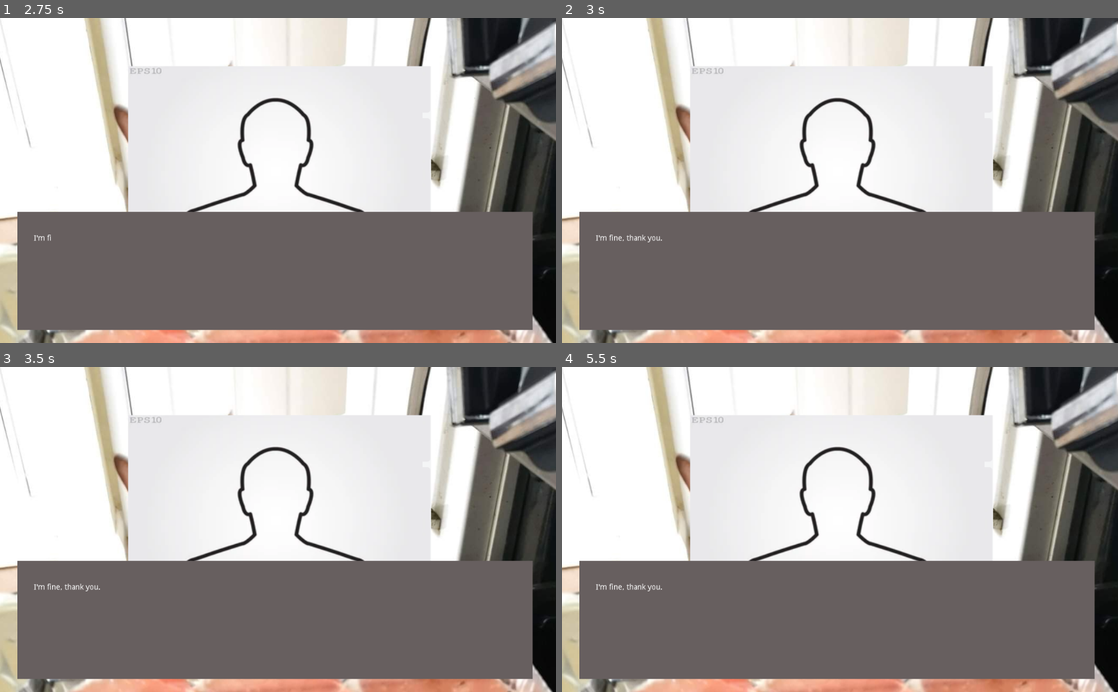
Above: before the commit, frames 1-4 (two rows, left to right).
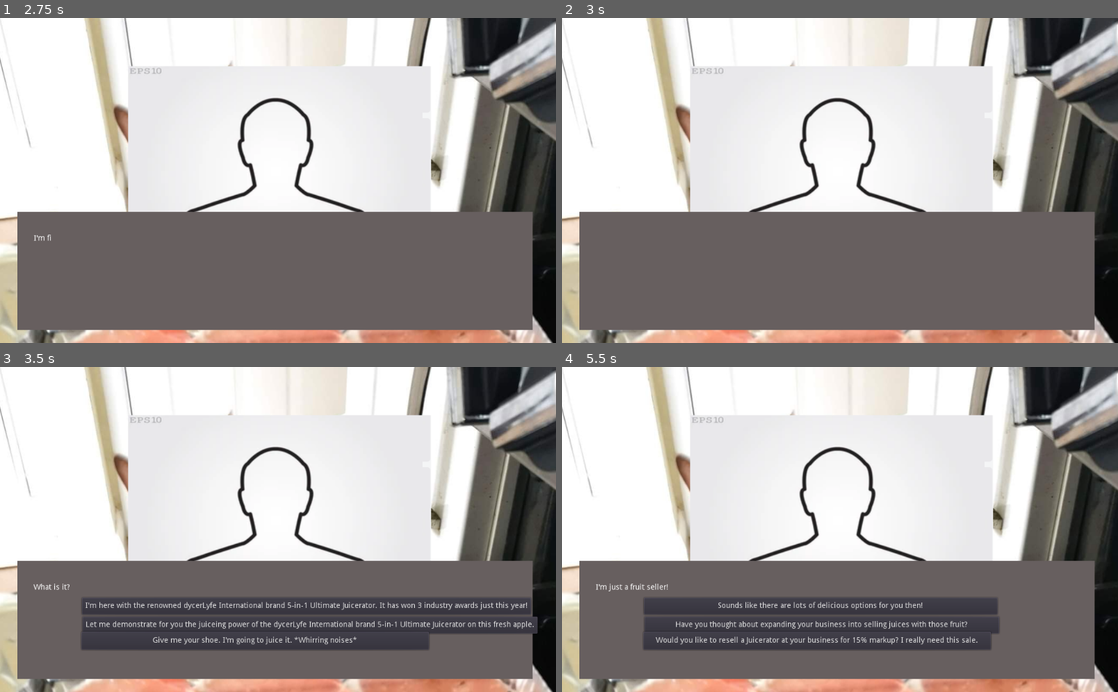
Above: after the commit, the same moments.

Repository: Feketelo/DycerLyfe-International-RenPy-
Game: Godot game, scene res://DycerLyfe.tscn
The game is run twice, just before and just after one commit, with the same random seed, the same clock (stepped at 60 frames per second) and the same inputs.
Inputs (mouse positions are in pixels of both pictures, inside the frame that each line leads up to):
- Up to frame 1 (2.75 s): click "Start Game" at 0.5 s; tap Enter (ui_accept) at 1.25, 1.35, 1.52, 1.82 s; click "Hello, how are you this eveni…" at 2 s
- Up to frame 2 (3 s): tap Enter (ui_accept) at 2.75, 2.85 s
- Up to frame 3 (3.5 s): tap Enter (ui_accept) at 3.02, 3.32 s
- Up to frame 4 (5.5 s): click (867, 607) at 3.5 s, where only the run after the commit has a clickable "I'm here with the renowned dy…"; tap Enter (ui_accept) at 4.35, 5, 5.1, 5.27 s

Frame 1 is identical in both runs. In frame 2, 0.1% of the frame differs, in the area x 6-18%, y 66-70%; in frame 3, 11%, in the area x 6-97%, y 66-88%; in frame 4, 9.6%.
Error before the commit: Invalid get index '{choices:Null, goto:round2, text:I'm fine, thank you.}' (on base: 'Dictionary'). (res://HouseCall_1.gd:37)

Commit message:
hook up encounter

Diff:
--- a/DycerLyfe.tscn
+++ b/DycerLyfe.tscn
@@ -16,6 +16,9 @@
 position = Vector2( 514, 277 )
 
 [node name="Encounter1" type="Node" parent="."]
+script = ExtResource( 2 )
+
+[node name="Encounter2" type="Node" parent="."]
 script = ExtResource( 2 )
 
 [node name="Control" type="Control" parent="."]
--- a/HouseCall_1.gd
+++ b/HouseCall_1.gd
@@ -34,7 +34,7 @@
 				if current_round["choices"] and !buttons_visible:
 					display_buttons()
 				elif !current_round["choices"]:
-					set_current_round(dialogue_path[current_round]["goto"])
+					set_current_round(current_round["goto"])
 					play_round()
 			else:
 				# Display Full Text
